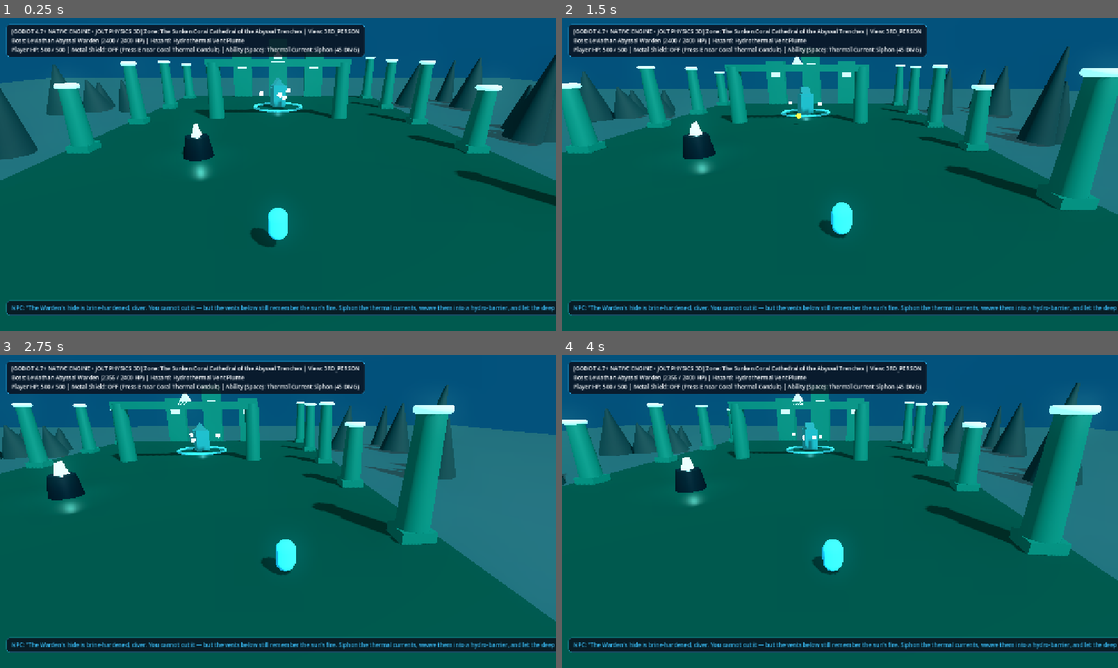
Above: before the commit, frames 1-4 (two rows, left to right).
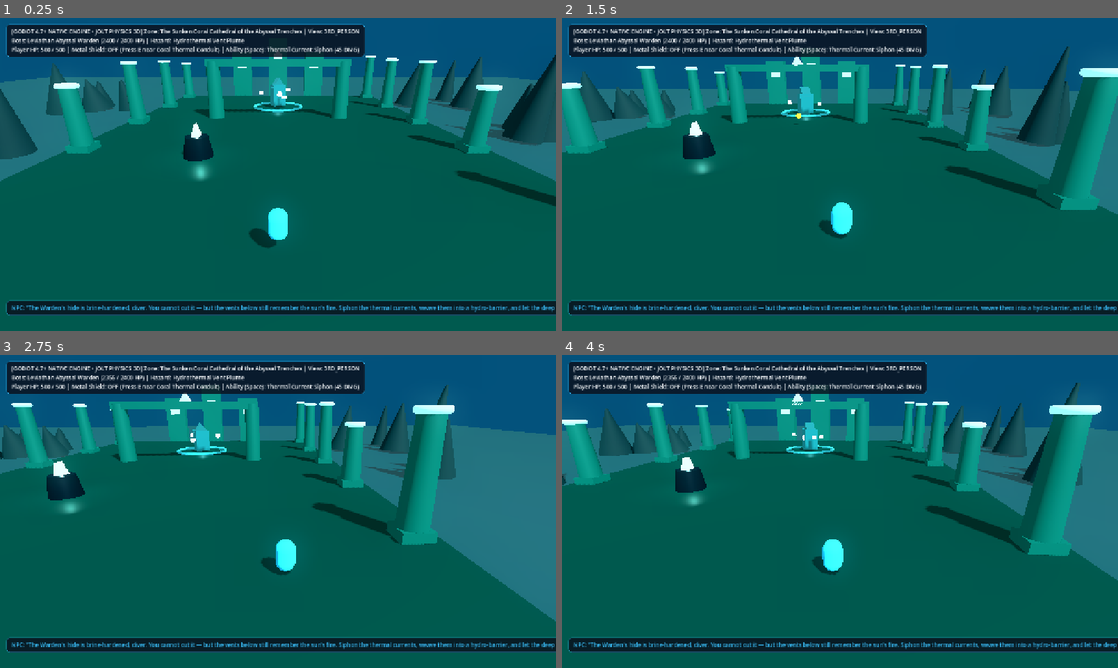
Above: after the commit, the same moments.

Repository: sejori/playable-client
Game: Godot game, scene res://scenes/entrypoint.tscn
The game is run twice, just before and just after one commit, with the same random seed, the same clock (stepped at 60 frames per second) and the same inputs. Before the commit the project starts from res://scenes/zones/fire_prison_rig.tscn.
Inputs (mouse positions are in pixels of both pictures, inside the frame that each line leads up to):
- Up to frame 1 (0.25 s): no input
- Up to frame 2 (1.5 s): tap Enter at 0.5 s; move the mouse to (962, 158) at 0.52 s; hold D (move_right) 0.53-1.25 s; hold Space (ability_primary) 0.53-1.25 s; click (962, 158) at 0.67 s; drag from (728, 190) to (812, 237) at 1.27 s
- Up to frame 3 (2.75 s): move the mouse to (333, 442) at 2.02 s; hold D (move_right) from 2.03 s (still down); hold V (voice_architect_ptt) from 2.03 s (still down)
- Up to frame 4 (4 s): release D (move_right) at 2.75 s; release V (voice_architect_ptt) at 2.75 s; drag from (812, 574) to (673, 464) at 2.77 s; move the mouse to (1006, 558) at 3.52 s; hold A (move_left) from 3.53 s (still down); hold E (ability_secondary) from 3.53 s (still down)

The runs differ from the first frame. In frame 1, 0.9% of the frame differs, in the area x 0-100%, y 10-74%; in frame 2, less than 0.1%; in frame 3, less than 0.1%; in frame 4, less than 0.1%.

Commit message:
feat(client): generic scene loader entrypoint and dynamic QA bot runner

Diff:
--- a/project.godot
+++ b/project.godot
@@ -13,7 +13,7 @@
 config/name="Playable Universal Client & Action-RPG Cartridge"
 config/description="Open-Core Universal Godot 4.7+ Client & Elemental Prison Rig Starter Cartridge (playable.gg)"
 config/version="3.0.0"
-run/main_scene="res://scenes/zones/fire_prison_rig.tscn"
+run/main_scene="res://scenes/entrypoint.tscn"
 config/features=PackedStringArray("4.7", "Forward Plus")
 
 [autoload]
--- /dev/null
+++ b/scenes/entrypoint.tscn
@@ -0,0 +1,6 @@
+[gd_scene load_steps=2 format=3]
+
+[ext_resource type="Script" path="res://scripts/core/scene_loader.gd" id="1_loader"]
+
+[node name="Entrypoint" type="Node"]
+script = ExtResource("1_loader")
--- a/scenes/qa/bot_runner.tscn
+++ b/scenes/qa/bot_runner.tscn
@@ -1,12 +1,9 @@
-[gd_scene load_steps=3 format=3 uid="uid://c8qabotrunner1"]
+[gd_scene load_steps=2 format=3 uid="uid://c8qabotrunner1"]
 
 [ext_resource type="Script" path="res://scripts/ai/BotBrain.gd" id="1_botbrain"]
-[ext_resource type="PackedScene" uid="uid://c8p4rigzone014" path="res://scenes/zones/fire_prison_rig.tscn" id="2_rigscene"]
 
 [node name="BotRunner" type="Node3D"]
 script = ExtResource("1_botbrain")
-
-[node name="FirePrisonRig" parent="." instance=ExtResource("2_rigscene")]
 
 [node name="BotSwarm" type="Node3D" parent="."]
 
--- a/scripts/ai/BotBrain.gd
+++ b/scripts/ai/BotBrain.gd
@@ -4,6 +4,7 @@
 ## Verifies multi-bot navigation from PlayerBoatSpawn -> CoalVent_01 -> BossArena/WardenSpawn,
 ## tracks actual stuck velocity (NAV_STUCK if a bot fails to make progress toward its target),
 ## reads --duration= and --time-scale= from command-line args, sets Engine.time_scale,
+## dynamically instantiates target_scene (from --scene or specs/interface_contracts.json),
 ## and calls get_tree().quit(0) when finished.
 
 @export var bot_count: int = 10
@@ -11,6 +12,9 @@
 @export var sim_time_scale: float = 10.0
 @export var bot_move_speed: float = 14.0
 @export var stuck_timeout_sec: float = 2.5
+
+const FALLBACK_SCENE: String = "res://scenes/zones/fire_prison_rig.tscn"
+const CONTRACTS_PATH: String = "res://specs/interface_contracts.json"
 
 var elapsed_sim_sec: float = 0.0
 var total_sim_ticks: int = 0
@@ -32,6 +36,7 @@
 func _ready() -> void:
 	_parse_cmdline_args()
 	Engine.time_scale = maxf(0.1, sim_time_scale)
+	_instantiate_target_scene()
 	_initialize_swarm()
 
 func _parse_cmdline_args() -> void:
@@ -47,16 +52,65 @@
 			if ts_str.is_valid_float():
 				sim_time_scale = clampf(float(ts_str), 0.1, 100.0)
 
+func _resolve_target_scene() -> String:
+	# 1. Command-line args: check for --scene=<path>
+	var all_args: PackedStringArray = OS.get_cmdline_args()
+	all_args.append_array(OS.get_cmdline_user_args())
+	for arg in all_args:
+		if arg.begins_with("--scene="):
+			var raw_scene := arg.trim_prefix("--scene=").strip_edges()
+			if not raw_scene.is_empty():
+				if raw_scene.begins_with("res://"):
+					return raw_scene
+				elif not raw_scene.begins_with("user://") and not raw_scene.begins_with("/"):
+					return "res://" + raw_scene.trim_prefix("./")
+				return raw_scene
+
+	# 2. Interface contracts: specs/interface_contracts.json -> target_scene
+	if FileAccess.file_exists(CONTRACTS_PATH):
+		var file := FileAccess.open(CONTRACTS_PATH, FileAccess.READ)
+		if file != null:
+			var content := file.get_as_text()
+			file.close()
+			var parsed: Variant = JSON.parse_string(content)
+			if parsed is Dictionary and parsed.has("target_scene"):
+				var contract_scene := str(parsed["target_scene"]).strip_edges()
+				if not contract_scene.is_empty():
+					return contract_scene
+
+	# 3. Fallback safely
+	return FALLBACK_SCENE
+
+func _instantiate_target_scene() -> void:
+	var target_scene := _resolve_target_scene()
+	if not ResourceLoader.exists(target_scene):
+		push_warning("BotBrain: Scene '%s' not found, falling back to '%s'." % [target_scene, FALLBACK_SCENE])
+		target_scene = FALLBACK_SCENE
+
+	var packed := load(target_scene) as PackedScene
+	if packed == null and target_scene != FALLBACK_SCENE:
+		push_error("BotBrain: Failed to load PackedScene '%s', trying fallback '%s'." % [target_scene, FALLBACK_SCENE])
+		target_scene = FALLBACK_SCENE
+		packed = load(target_scene) as PackedScene
+
+	if packed != null:
+		_rig = packed.instantiate()
+		add_child(_rig)
+		move_child(_rig, 0)
+	else:
+		push_error("BotBrain: Failed to instantiate target scene or fallback!")
+
 func _initialize_swarm() -> void:
 	# 1. Dynamic zone root discovery (supports any custom realm scene name)
-	_rig = get_node_or_null("FirePrisonRig")
 	if _rig == null:
-		for child in get_children():
-			if child is Node3D and child.name != "BotSwarm":
-				_rig = child
-				break
-	if _rig == null:
-		_rig = self
+		_rig = get_node_or_null("FirePrisonRig")
+		if _rig == null:
+			for child in get_children():
+				if child is Node3D and child.name != "BotSwarm":
+					_rig = child
+					break
+		if _rig == null:
+			_rig = self
 
 	# 2. Dynamic spawn point discovery
 	_boat_spawn = _rig.get_node_or_null("SpawnPoints/PlayerBoatSpawn") as Node3D
--- /dev/null
+++ b/scripts/core/scene_loader.gd
@@ -0,0 +1,61 @@
+class_name SceneLoader
+extends Node
+## scene_loader.gd
+## Universal Generic Scene Loader for Playable cartridges.
+## Dynamically boots target scene specified via --scene=<path> CLI flag
+## or specs/interface_contracts.json, falling back safely to fire_prison_rig.tscn.
+
+const FALLBACK_SCENE: String = "res://scenes/zones/fire_prison_rig.tscn"
+const CONTRACTS_PATH: String = "res://specs/interface_contracts.json"
+
+func _ready() -> void:
+	var target_scene := resolve_target_scene()
+	_boot_scene(target_scene)
+
+static func resolve_target_scene() -> String:
+	# 1. Check command line arguments for --scene=<path>
+	var all_args: PackedStringArray = OS.get_cmdline_args()
+	all_args.append_array(OS.get_cmdline_user_args())
+	for arg in all_args:
+		if arg.begins_with("--scene="):
+			var raw_scene := arg.trim_prefix("--scene=").strip_edges()
+			if not raw_scene.is_empty():
+				if raw_scene.begins_with("res://"):
+					return raw_scene
+				elif not raw_scene.begins_with("user://") and not raw_scene.begins_with("/"):
+					return "res://" + raw_scene.trim_prefix("./")
+				return raw_scene
+
+	# 2. Check specs/interface_contracts.json -> target_scene
+	if FileAccess.file_exists(CONTRACTS_PATH):
+		var file := FileAccess.open(CONTRACTS_PATH, FileAccess.READ)
+		if file != null:
+			var content := file.get_as_text()
+			file.close()
+			var parsed: Variant = JSON.parse_string(content)
+			if parsed is Dictionary and parsed.has("target_scene"):
+				var contract_scene := str(parsed["target_scene"]).strip_edges()
+				if not contract_scene.is_empty():
+					return contract_scene
+
+	# 3. Fallback safely
+	return FALLBACK_SCENE
+
+func _boot_scene(scene_path: String) -> void:
+	var path_to_load := scene_path
+	if not ResourceLoader.exists(path_to_load):
+		push_warning("SceneLoader: Scene '%s' not found. Falling back to '%s'." % [path_to_load, FALLBACK_SCENE])
+		path_to_load = FALLBACK_SCENE
+
+	var packed := load(path_to_load) as PackedScene
+	if packed == null and path_to_load != FALLBACK_SCENE:
+		push_error("SceneLoader: Failed to load PackedScene at '%s'. Trying fallback '%s'." % [path_to_load, FALLBACK_SCENE])
+		path_to_load = FALLBACK_SCENE
+		packed = load(path_to_load) as PackedScene
+
+	if packed != null:
+		var err := get_tree().change_scene_to_packed(packed)
+		if err != OK:
+			push_error("SceneLoader: change_scene_to_packed failed with error: %d" % err)
+	else:
+		push_error("SceneLoader: Fatal: Failed to load target scene and fallback scene.")
